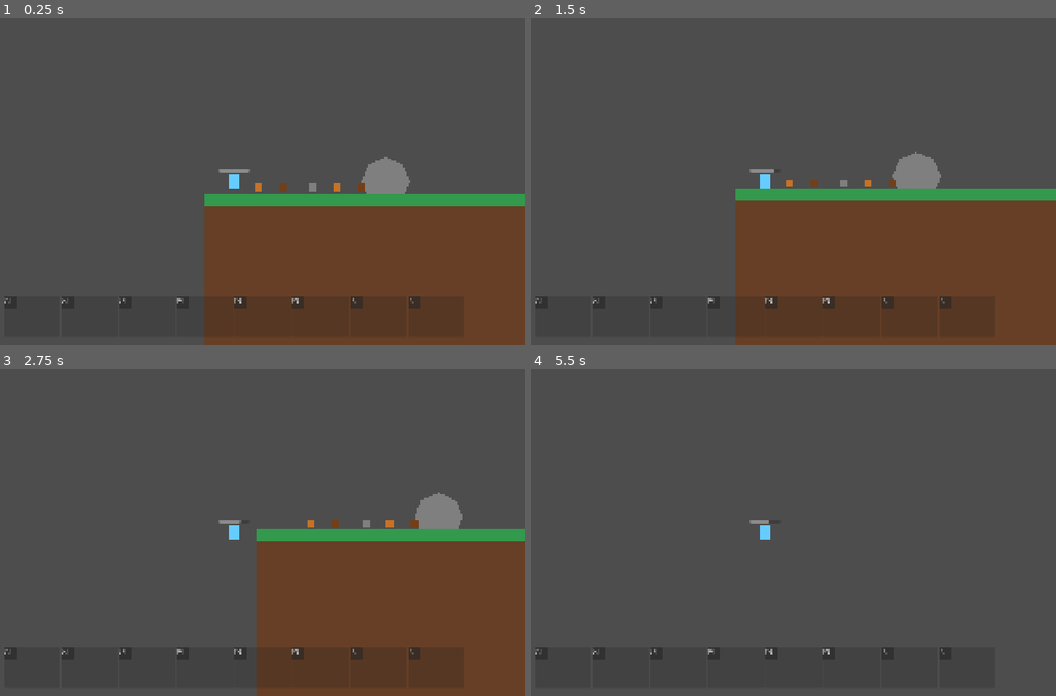
Above: before the commit, frames 1-4 (two rows, left to right).
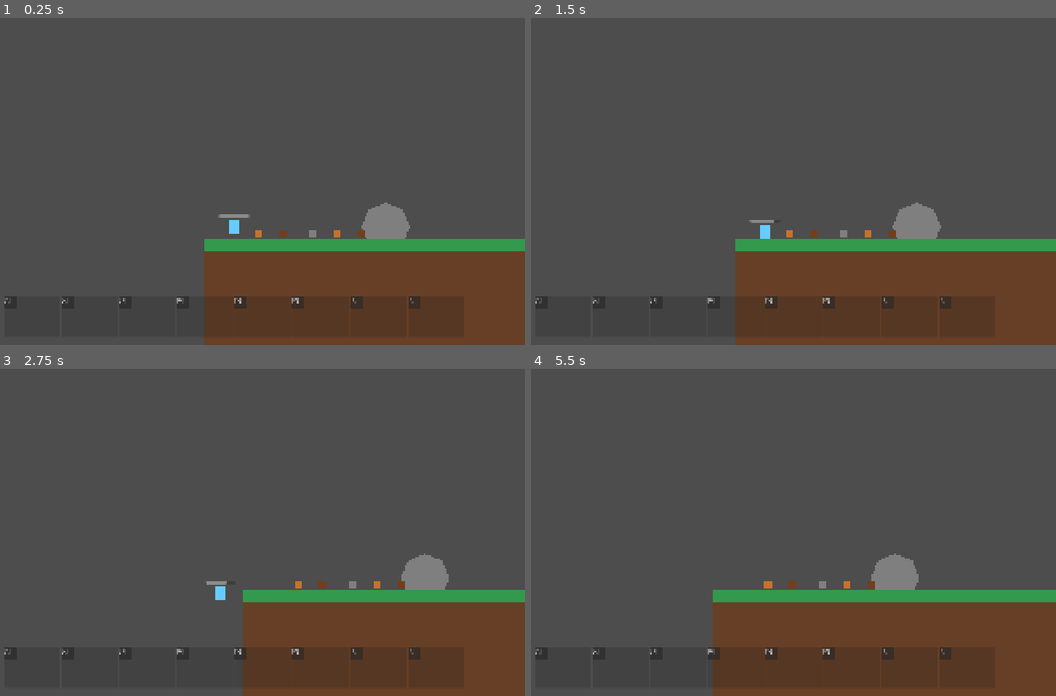
Above: after the commit, the same moments.

Repository: Travis-Code/SurvivalGame
Game: Godot game, scene res://scenes/Main.tscn
The game is run twice, just before and just after one commit, with the same random seed, the same clock (stepped at 60 frames per second) and the same inputs.
Inputs (mouse positions are in pixels of both pictures, inside the frame that each line leads up to):
- Up to frame 1 (0.25 s): no input
- Up to frame 2 (1.5 s): tap Enter (ui_accept) at 0.5, 1.25 s; drag from (914, 178) to (825, 109) at 0.52 s; drag from (646, 197) to (914, 178) at 1.27 s
- Up to frame 3 (2.75 s): tap Enter (ui_accept) at 2 s; move the mouse to (294, 460) at 2.02 s; hold A (move_left) from 2.03 s (still down)
- Up to frame 4 (5.5 s): release A (move_left) at 2.75 s; drag from (735, 597) to (867, 522) at 2.77 s; move the mouse to (940, 581) at 3.52 s; hold D (move_right) 3.53-4.25 s; tap Space (jump) at 3.77 s; drag from (588, 483) to (678, 450) at 4.27 s; move the mouse to (793, 532) at 5.02 s; hold D (move_right) from 5.03 s (still down); click (793, 532) at 5.17 s

The runs differ from the first frame. In frame 1, 12% of the frame differs, in the area x 38-100%, y 42-72%; in frame 2, 13%; in frame 3, 13%; in frame 4, 22%, in the area x 34-100%, y 46-100%.

Commit message:
Adjust camera offset and smoothing for better platform visibility

Diff:
--- a/scenes/Main.tscn
+++ b/scenes/Main.tscn
@@ -15,7 +15,7 @@
 [node name="Main" type="Node2D"]
 
 [node name="Boulder" type="Area2D" parent="."]
-position = Vector2(600, 810)
+position = Vector2(600, 840)
 script = ExtResource("5")
 
 [node name="CollisionShape2D" type="CollisionShape2D" parent="Boulder"]
@@ -26,28 +26,28 @@
 color = Color(0.5, 0.5, 0.5, 1)
 
 [node name="LogPickup" parent="." instance=ExtResource("2")]
-position = Vector2(260, 830)
+position = Vector2(260, 860)
 
 [node name="LogPickup2" parent="." instance=ExtResource("2")]
-position = Vector2(520, 830)
+position = Vector2(520, 860)
 
 [node name="StonePickup" parent="." instance=ExtResource("3")]
-position = Vector2(360, 830)
+position = Vector2(360, 860)
 
 [node name="StonePickup2" parent="." instance=ExtResource("3")]
-position = Vector2(620, 830)
+position = Vector2(620, 860)
 
 [node name="CopperPickup" parent="." instance=ExtResource("4")]
-position = Vector2(180, 830)
+position = Vector2(180, 860)
 
 [node name="CopperPickup2" parent="." instance=ExtResource("4")]
-position = Vector2(440, 830)
+position = Vector2(440, 860)
 
 [node name="Player" parent="." instance=ExtResource("1")]
-position = Vector2(100, 770)
+position = Vector2(100, 800)
 
 [node name="Ground" type="StaticBody2D" parent="."]
-position = Vector2(0, 870)
+position = Vector2(0, 900)
 
 [node name="CollisionShape2D" type="CollisionShape2D" parent="Ground"]
 position = Vector2(600, 0)
--- a/scenes/player/Player.tscn
+++ b/scenes/player/Player.tscn
@@ -20,5 +20,9 @@
 [node name="Camera2D" type="Camera2D" parent="."]
 current = true
 zoom = Vector2(1, 1)
+offset = Vector2(0, 150)
+position_smoothing_enabled = true
+position_smoothing_speed = 5.0
+limit_bottom = 1080
 
 [node name="HealthBar" parent="." instance=ExtResource("2")]
